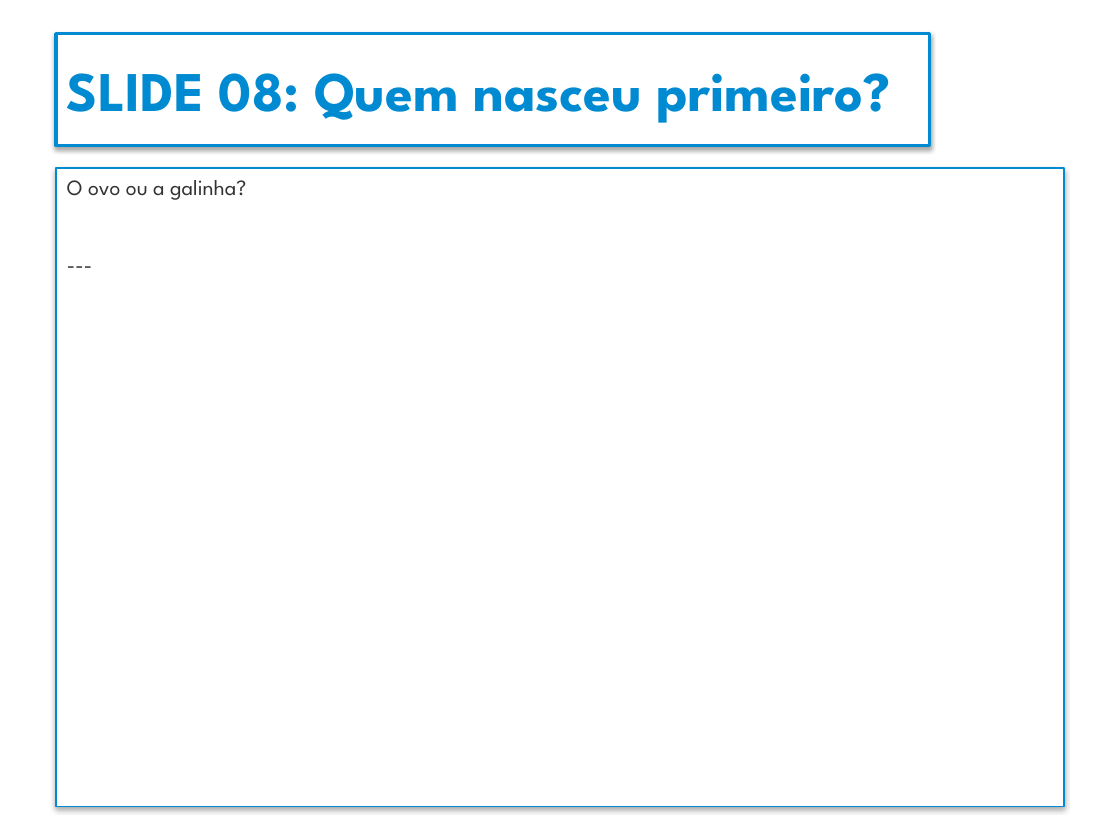
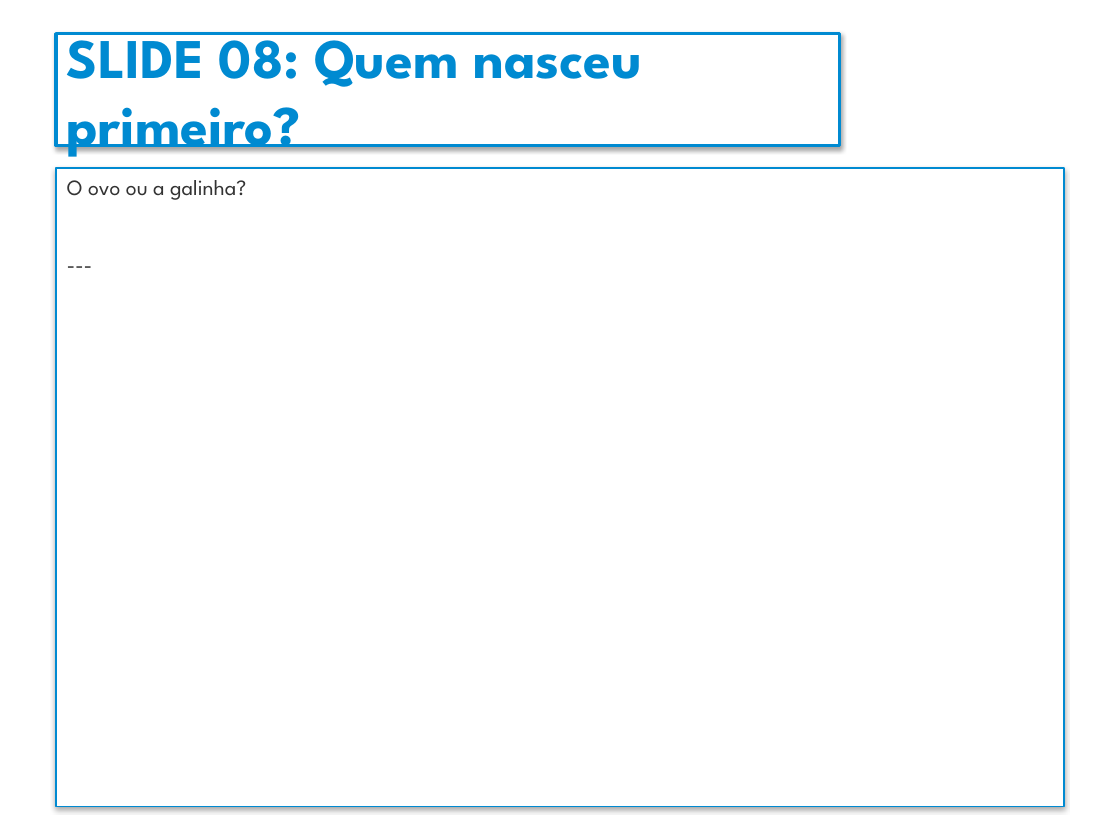
Before and after one commit to Gelvazio/aulas-senai, a slide deck: slide 8 of MATERIAIS/QUALIFICACAO-PROFISSIONAL/DIGITAL SKILLS/SlidesDigitalSkillsGemini.pptx. Drawn at 1120x840 pixels with LibreOffice and Linux fonts; fonts in the diff are those of the drawing; background and template pictures are left out. Boxes give left, top, right and bottom in pixels: in the first picture for what was removed or moved away, otherwise in the second. Text is boxed around its words. In the diff, an @@ line names an element or a change of style, - is before the commit and + after.

```diff
--- a/MATERIAIS/QUALIFICACAO-PROFISSIONAL/DIGITAL SKILLS/SlidesDigitalSkillsGemini.pptx
+++ b/MATERIAIS/QUALIFICACAO-PROFISSIONAL/DIGITAL SKILLS/SlidesDigitalSkillsGemini.pptx
@@ text "SLIDE 08: Quem nasceu primeiro?" rewrapped from (67,73,890,123) to (67,32,641,157) @@
@@ rectangle: place and size @@
-rectangle at (56,34,930,146)
+rectangle at (56,34,840,146)
```
Also in this commit, not shown: 49 other slides changed.
